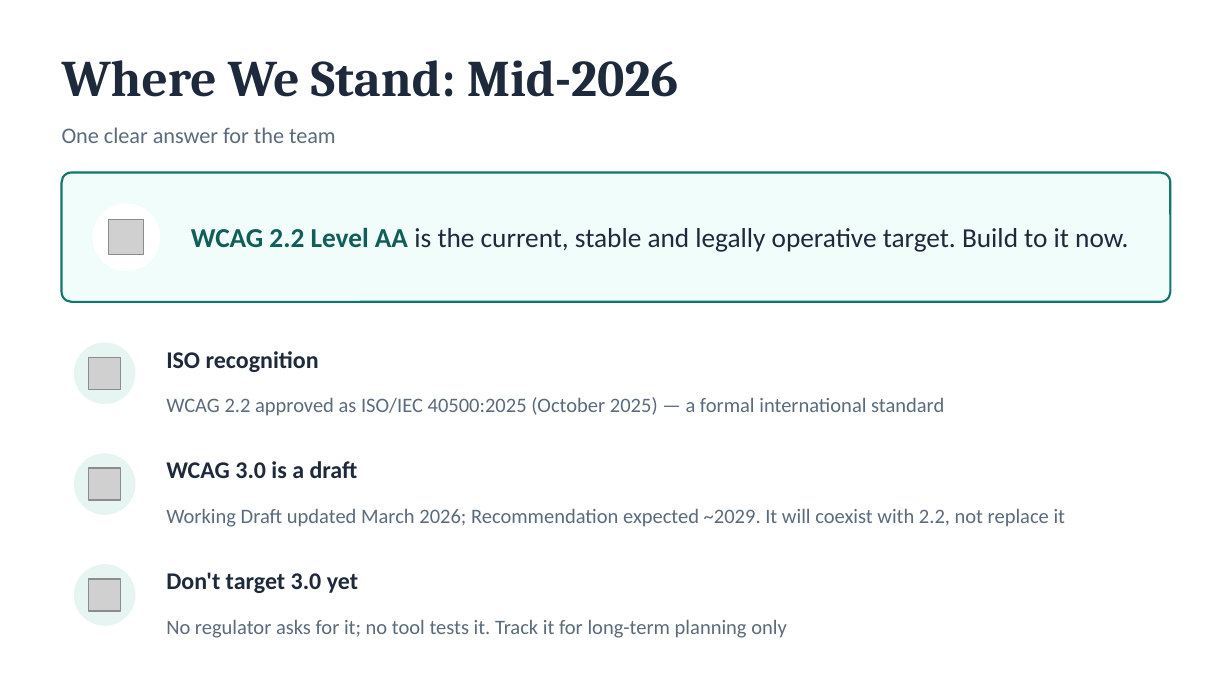
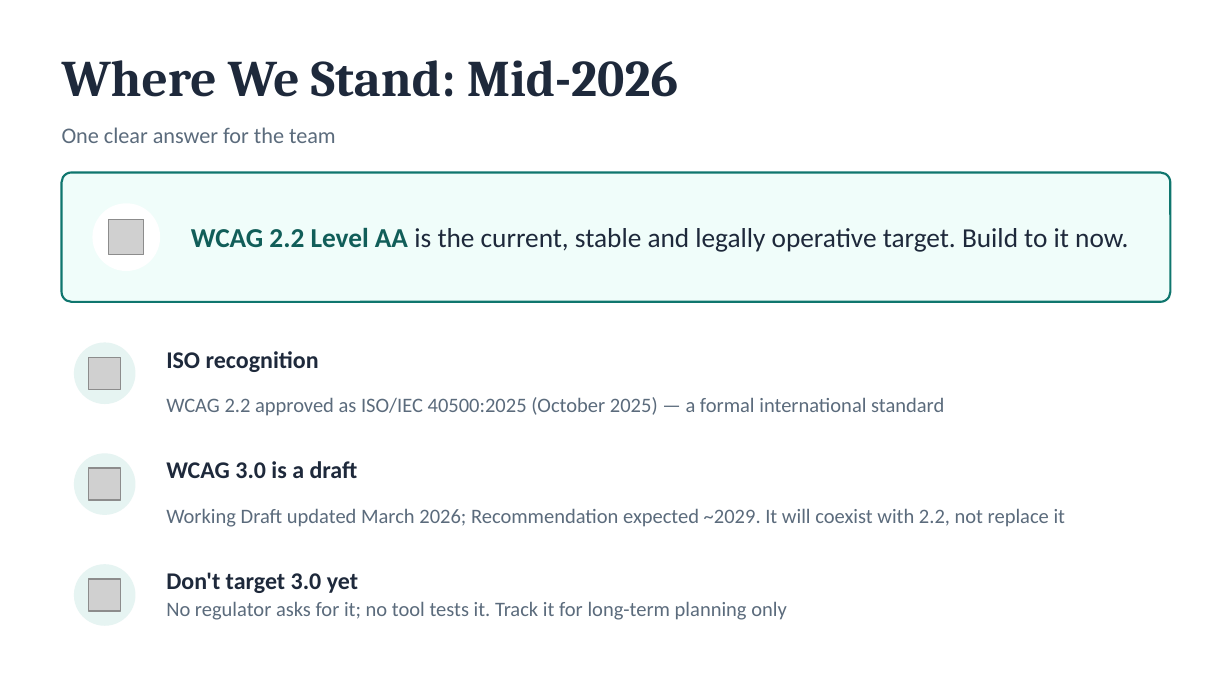
Before and after one commit to BrendonHit6/rd-performance-articles, a slide deck: slide 5 of presentations/wcag-a11y.pptx. Drawn at 1232x693 pixels with LibreOffice and Linux fonts; fonts in the diff are those of the drawing; grey boxes stand for pictures. Boxes give left, top, right and bottom in pixels: in the first picture for what was removed or moved away, otherwise in the second. Text is boxed around its words. In the diff, an @@ line names an element or a change of style, - is before the commit and + after.

```diff
--- a/presentations/wcag-a11y.pptx
+++ b/presentations/wcag-a11y.pptx
@@ text "No regulator asks for it; ..." moved from (x1=166, y1=619, x2=787, y2=638) to (x1=166, y1=601, x2=787, y2=620) @@
```
Also in this commit, not shown: 5 other slides changed, 1 slide added, 8 other files.
